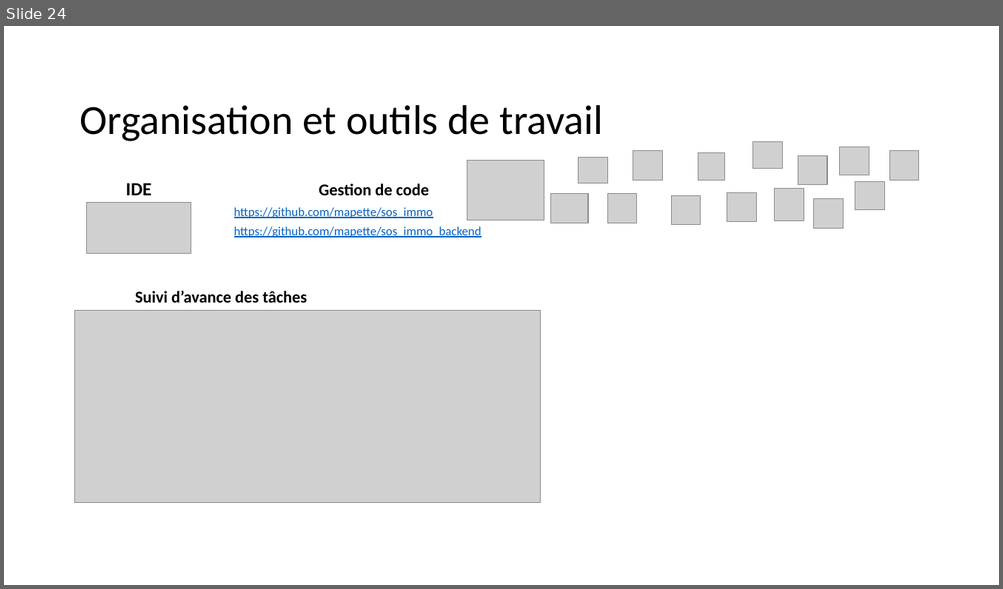
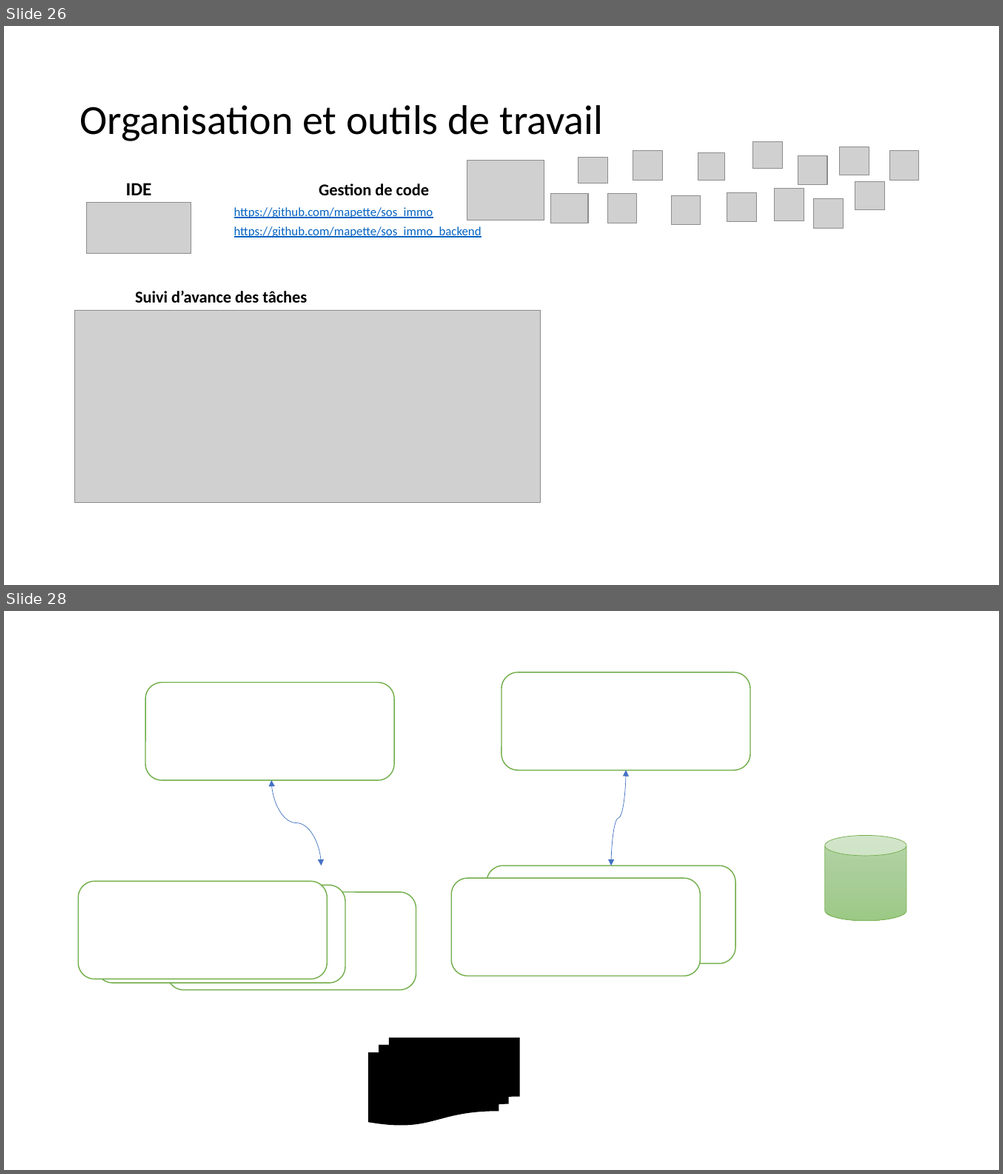
Before and after one commit to mapette/sos_immo_backend, a slide deck: doc/présentation V5.pptx. Shown one above the other, each under a label of ours: slide 24 before the commit, slides 26 and 28 after it; the slides between them are not shown. The pictures are 1003x589 and 1003x1174 pixels, drawn with LibreOffice and Linux fonts; fonts in the diff are those of the drawing; grey boxes stand for pictures. Boxes give left, top, right and bottom in pixels: in the first picture for what was removed or moved away, otherwise in the second. Text is boxed around its words. In the diff, an @@ line names an element or a change of style, - is before the commit and + after.

```diff
--- a/doc/présentation V5.pptx
+++ b/doc/présentation V5.pptx
@@ slide 28 added at (4,611,999,1170), background #FFFFFF @@
@@ rounded rectangle added at (502,672,750,770), fill #FFFFFF, outline #70AD47 1 pt @@
@@ rounded rectangle added at (146,683,394,780), fill #FFFFFF, outline #70AD47 1 pt @@
@@ curved double arrow added from (321, 866) to (271, 780), #4472C4 0.5 pt @@
@@ curved double arrow added from (612, 866) to (626, 771), #4472C4 0.5 pt @@
@@ cylinder added at (825,835,906,921), fill gradient #B5D5A7 to #AACE9A to #9CC987, outline #70AD47 0.5 pt @@
@@ rounded rectangle added at (486,866,735,964), fill #FFFFFF, outline #70AD47 1 pt @@
@@ rounded rectangle added at (78,882,327,980), fill #FFFFFF, outline #70AD47 1 pt @@
@@ rounded rectangle added at (96,886,345,983), fill #FFFFFF, outline #70AD47 1 pt @@
@@ rounded rectangle added at (168,892,416,990), fill #FFFFFF, outline #70AD47 1 pt @@
@@ rounded rectangle added at (451,878,700,976), fill #FFFFFF, outline #70AD47 1 pt @@
@@ flow chart multidocument added at (369,1039,520,1126), fill #000000, outline #000000 1 pt @@
@@ what was slide 24 is now slide 26 @@
```
Also in this commit, not shown: 3 slides changed, 3 other slides added, 2 other files.
